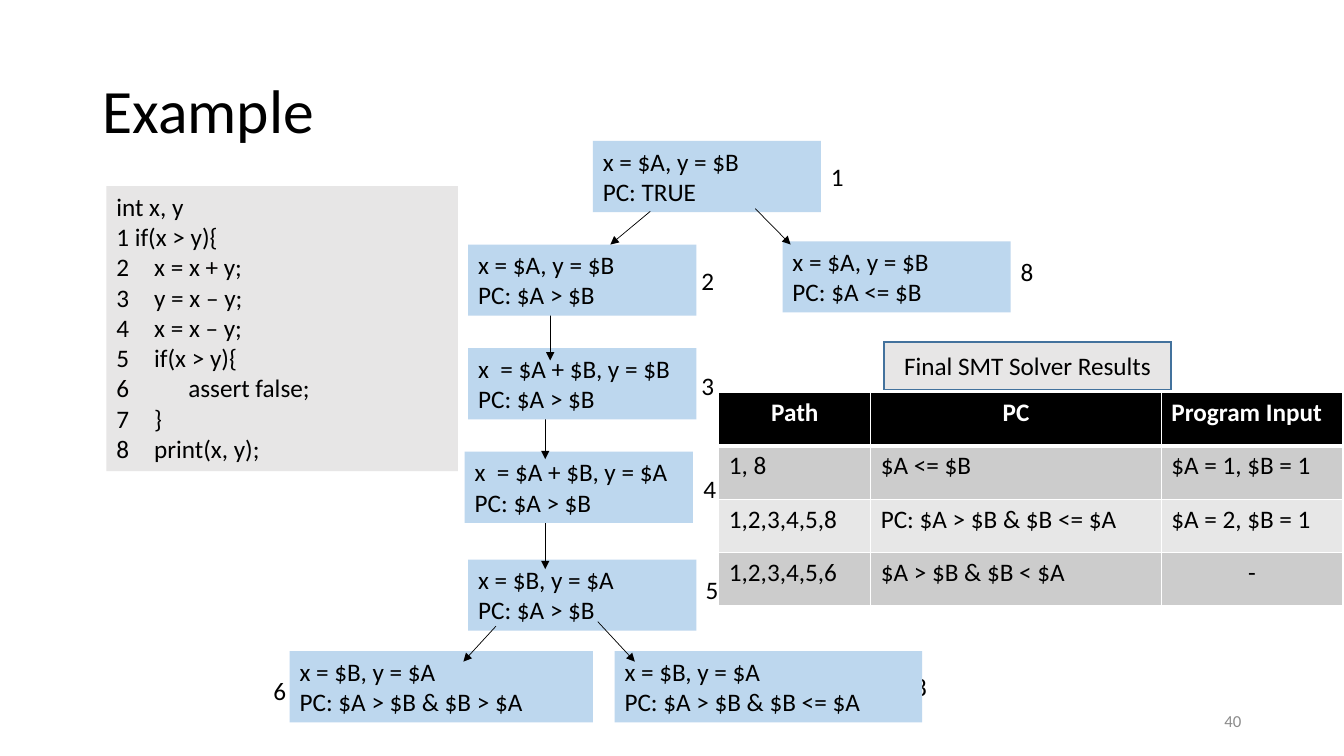
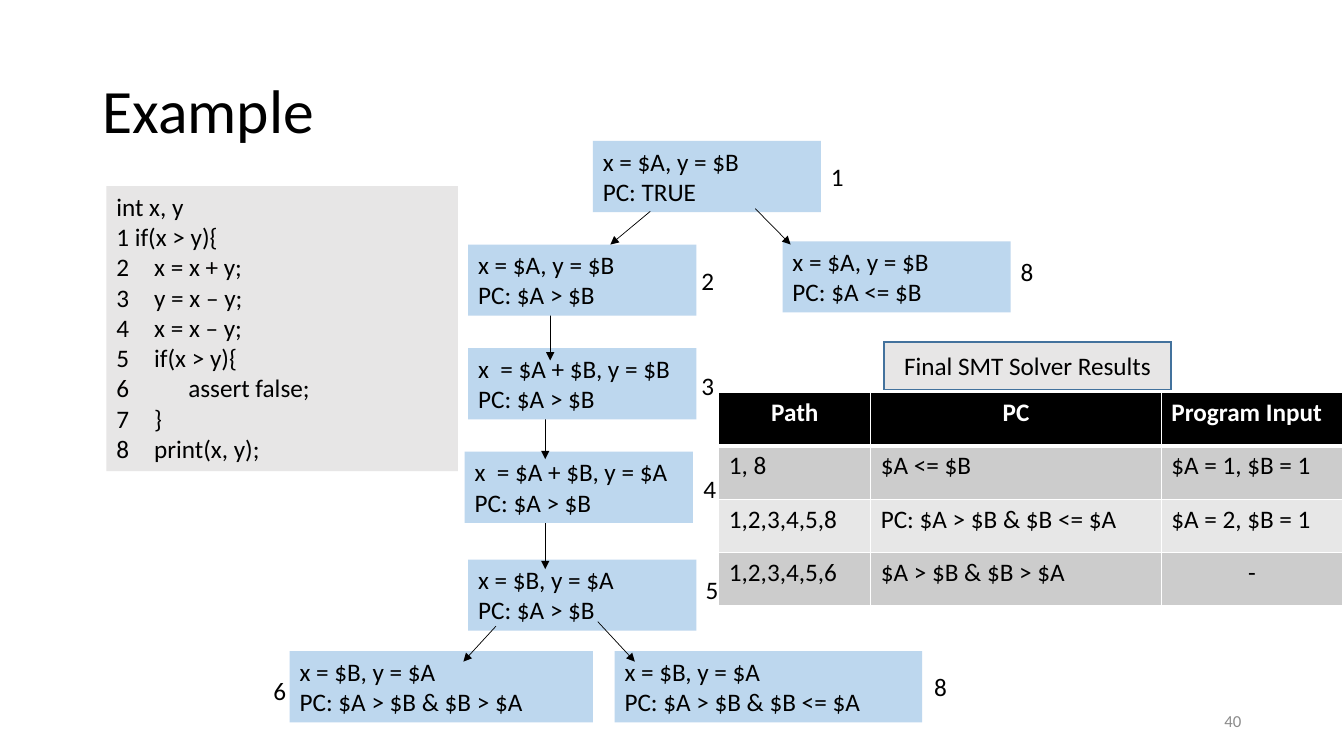
Before and after one commit to damorim/model-checking-tutorial, a slide deck: slide 40 of Program-Model-Checking.pptx. Drawn at 1344x756 pixels with LibreOffice and Linux fonts; fonts in the diff are those of the drawing. Boxes give left, top, right and bottom in pixels: in the first picture for what was removed or moved away, otherwise in the second. Text is boxed around its words. In the diff, an @@ line names an element or a change of style, - is before the commit and + after.

```diff
--- a/Program-Model-Checking.pptx
+++ b/Program-Model-Checking.pptx
@@ table at [719, 392, 1343, 606] @@
-row 4, column 2: $A > $B & $B < $A
+row 4, column 2: $A > $B & $B > $A
@@ text "8" rewrapped from [914, 676, 927, 703] to [934, 678, 947, 697] @@
```
Also in this commit, not shown: 8 other slides changed.
